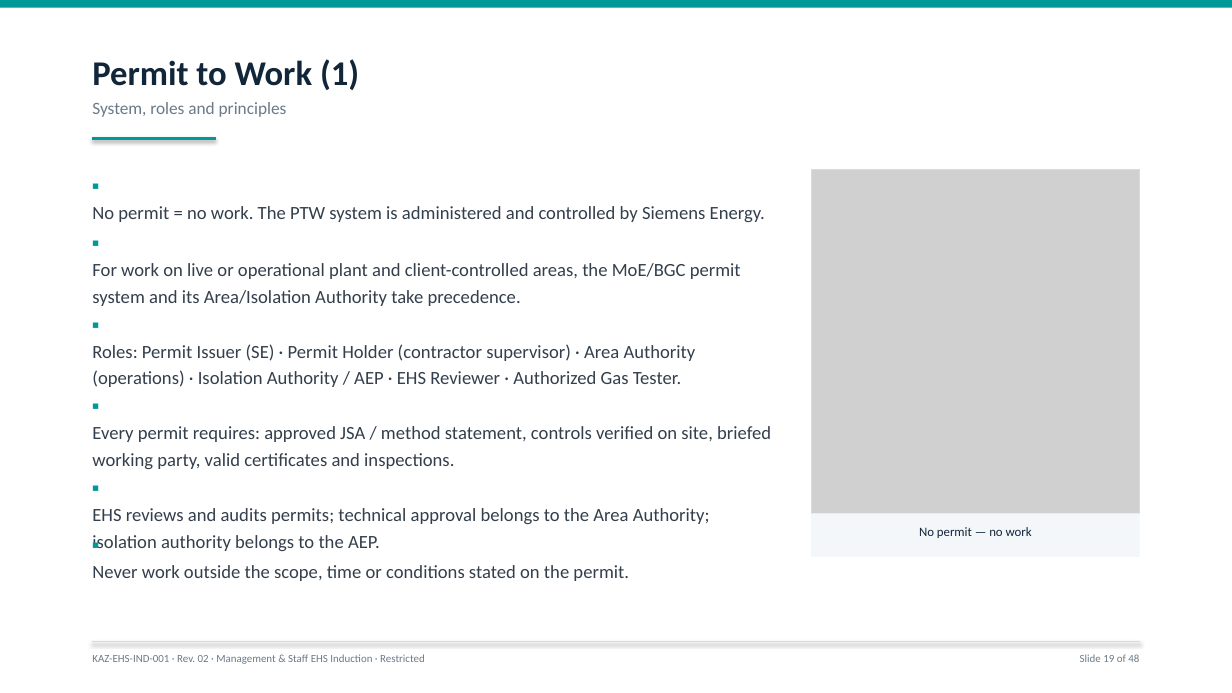
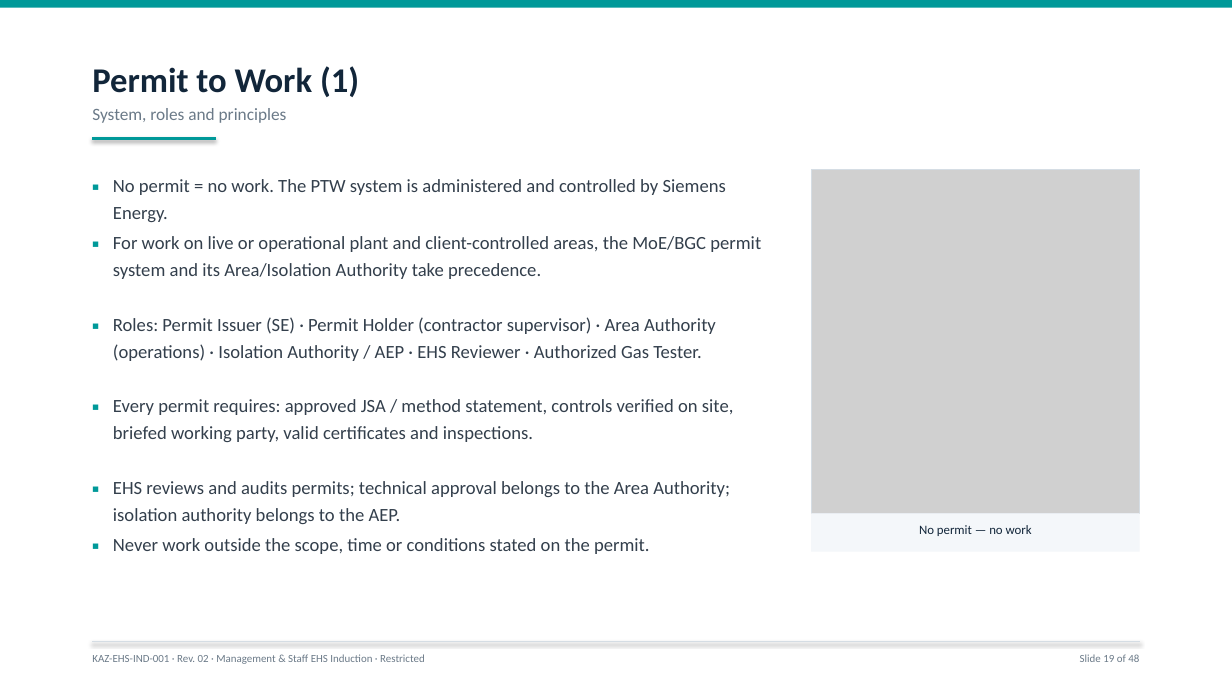
Before and after one commit to ahmuuytt09-dot/ahmed, a slide deck: slide 19 of EHS_Induction_Review/KAZ_Management_Staff_EHS_Induction_Rev02.pptx. Drawn at 1232x693 pixels with LibreOffice and Linux fonts; fonts in the diff are those of the drawing; grey boxes stand for pictures. Boxes give left, top, right and bottom in pixels: in the first picture for what was removed or moved away, otherwise in the second. Text is boxed around its words. In the diff, an @@ line names an element or a change of style, - is before the commit and + after.

```diff
--- a/EHS_Induction_Review/KAZ_Management_Staff_EHS_Induction_Rev02.pptx
+++ b/EHS_Induction_Review/KAZ_Management_Staff_EHS_Induction_Rev02.pptx
@@ text "Permit to Work (1)" at box(92, 66, 359, 97): line spacing 1 to 1.15 @@
@@ text "System, roles and principles": place and size @@
-text "System, roles and principles" at box(92, 102, 287, 117)
+text "System, roles and principles" at box(92, 108, 287, 123)
@@ text added at box(92, 170, 113, 218), 14.5 pt, text #009999, bold @@
+▪
@@ text at box(113, 179, 726, 222): paragraph removed @@
-▪
@@ text "No permit = no work. ...": place and size @@
-text "No permit = no work. ..." at box(92, 206, 765, 222)
+text "No permit = no work. ..." at box(113, 179, 726, 222)
@@ text added at box(92, 227, 113, 300), 14.5 pt, text #009999, bold @@
+▪
@@ text at box(113, 236, 761, 279): paragraph removed @@
-▪
@@ text "For work on live or ...": place and size @@
-text "For work on live or ..." at box(92, 263, 741, 306)
+text "For work on live or ..." at box(113, 236, 761, 279)
@@ text added at box(92, 309, 113, 382), 14.5 pt, text #009999, bold @@
+▪
@@ text at box(113, 317, 716, 361): paragraph removed @@
-▪
@@ text "Roles: Permit Issuer (SE) · ...": place and size @@
-text "Roles: Permit Issuer (SE) · ..." at box(92, 344, 696, 387)
+text "Roles: Permit Issuer (SE) · ..." at box(113, 317, 716, 361)
@@ text added at box(92, 391, 113, 464), 14.5 pt, text #009999, bold @@
+▪
@@ text at box(113, 399, 734, 442): paragraph removed @@
-▪
@@ text "Every permit requires: approved JSA ...": place and size @@
-text "Every permit requires: approved JSA ..." at box(92, 426, 771, 469)
+text "Every permit requires: approved JSA ..." at box(113, 399, 734, 442)
@@ text added at box(92, 472, 113, 520), 14.5 pt, text #009999, bold @@
+▪
@@ text at box(113, 481, 730, 524): paragraph removed @@
-▪
@@ text "EHS reviews and audits permits; ...": place and size @@
-text "EHS reviews and audits permits; ..." at box(92, 508, 710, 551)
+text "EHS reviews and audits permits; ..." at box(113, 481, 730, 524)
@@ text added at box(92, 530, 113, 578), 14.5 pt, text #009999, bold @@
+▪
@@ text at box(113, 538, 650, 554): paragraph removed @@
-▪
@@ text "Never work outside the scope, ...": place and size @@
-text "Never work outside the scope, ..." at box(92, 565, 629, 581)
+text "Never work outside the scope, ..." at box(113, 538, 650, 554)
@@ rectangle: place and size @@
-rectangle at box(811, 514, 1141, 557)
+rectangle at box(811, 514, 1141, 553)
@@ text "No permit — no work" at box(919, 525, 1032, 536): line spacing 1 to 1.15 @@
```
Also in this commit, not shown: 46 other slides changed, 9 other files.
